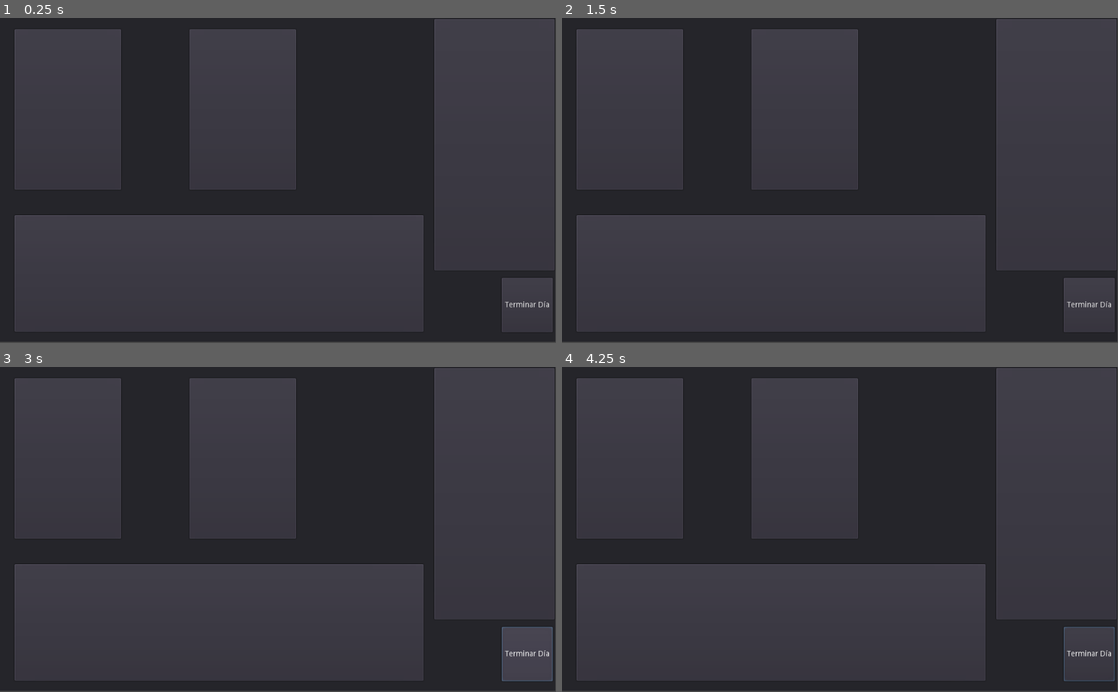
Above: before the commit, frames 1-4 (two rows, left to right).
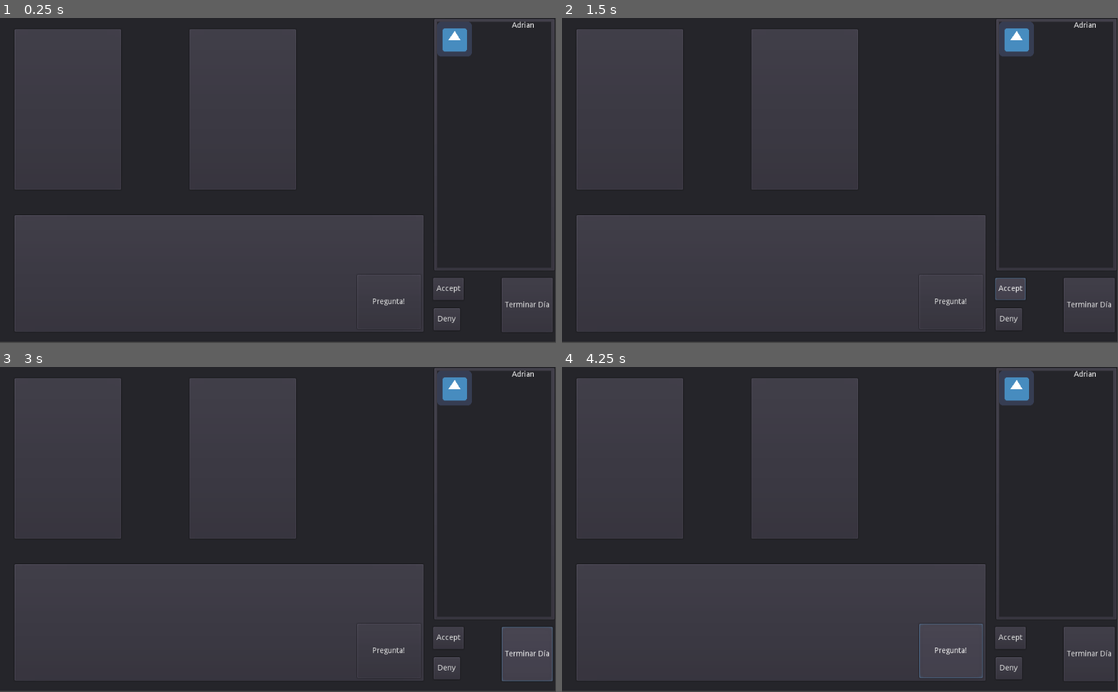
Above: after the commit, the same moments.

Repository: Clovisindo/CV-Please
Game: Godot game, scene res://scenes/main/main.tscn
Two runs of this game, one before a commit and one after it. Both use one fixed random seed, a clock stepped at 60 frames per second and the inputs below. The engine's default icon, where the game draws it, is replaced by a stand-in: a white triangle on a blue panel in a dark square.
Inputs (mouse positions are in pixels of both pictures, inside the frame that each line leads up to):
- Up to frame 1 (0.25 s): no input
- Up to frame 2 (1.5 s): click (1006, 320) at 0.5 s, where only the run after the commit has a clickable "Deny"; click (1012, 287) at 1.25 s, where only the run after the commit has a clickable "Accept"
- Up to frame 3 (3 s): click (450, 636) at 2 s, where only the run after the commit has a clickable "Accept"; click "Terminar Día" at 2.75 s
- Up to frame 4 (4.25 s): click (951, 649) at 3.5 s, where only the run after the commit has a clickable "Pregunta!"

The runs differ from the first frame. In frame 1, 9.8% of the frame differs, in the area x 67-100%, y 1-96%; in frame 2, 10%; in frame 3, 9.8%; in frame 4, 10%, in the area x 64-100%, y 1-97%.
Error before the commit: Parse Error: Too few arguments for "_init()" call. Expected at least 6. (res://scenes/game/ui/decision_applicant/decision_button.gd:12)

Commit message:
feat: adapta el flujo de datos con los nuevos objetos de puzzle

Diff:
--- a/data/puzzles/Adrian.tres
+++ b/data/puzzles/Adrian.tres
@@ -24,11 +24,6 @@
 textUI_secondary = "test2"
 question = "q1"
 answer = "r1"
-
-[sub_resource type="Resource" id=4]
-script = ExtResource( 3 )
-response1 = "response1"
-response2 = "response2"
 
 [sub_resource type="Resource" id=5]
 script = ExtResource( 4 )
@@ -66,7 +61,7 @@
 difficulty = 1
 level_day = 1
 time_limit = 5
-requisites_answers = [ SubResource( 3 ), SubResource( 4 ) ]
+requisites_answers = [ SubResource( 3 ) ]
 cross_questions = [ SubResource( 1 ) ]
 salary_offer = 20000
 special_condition = "test"
--- a/scenes/_debug/generate_puzzles.gd
+++ b/scenes/_debug/generate_puzzles.gd
@@ -52,7 +52,9 @@
 		responseOK =$"../../AdditionalInfoPanel/ValidationResponseLineEdit".text
 	if $"../../AdditionalInfoPanel/ValidationResponseLineEdit2".text.length() != 0:
 		responseNOK =$"../../AdditionalInfoPanel/ValidationResponseLineEdit2".text
-	validation_response.append(ResourceValidationResponse.new(responseOK,responseNOK))
+	var response = ResourceValidationResponse.new()
+	response.set_data(responseOK,responseNOK)
+	validation_response.append(response)
 
 	description = $"../../AdditionalInfoPanel/DescriptionLineEdit".text
 
@@ -62,7 +64,9 @@
 		dummy1 = $"../../AdditionalInfoPanel/DummyCommentLineEdit".text
 	if $"../../AdditionalInfoPanel/DummyCommentLineEdit2".text.length() != 0:
 		dummy2 = $"../../AdditionalInfoPanel/DummyCommentLineEdit2".text
-	dummy_comments.append(ResourceDummyResponse.new(dummy1,dummy2))
+	var dummy_comment = ResourceDummyResponse.new()
+	dummy_comment.set_data(dummy1,dummy2)
+	dummy_comments.append(dummy_comment)
 	#job offer
 	work_type = $"../../JobOfferPanel/WorkTypeOptionMenu".get_selected_id()
 	difficulty = $"../../JobOfferPanel/DifficultyOpMenu".get_selected_id()
@@ -74,34 +78,45 @@
 		var req_ans_split = $"../../JobOfferPanel/linepanel1/ReqAnswerLineEdit".text
 		var req_ans_split2 = $"../../JobOfferPanel/linepanel1/ReqAnswerLineEdit2".text
 		var req_ans_split3 = $"../../JobOfferPanel/linepanel1/ReqAnswerLineEdit3".text
-		requisites_answers.append(ResourceQuestAnsw.new(req_ans_split,req_ans_split2,req_ans_split3))
+		var req_answer = ResourceQuestAnsw.new()
+		req_answer.set_data(req_ans_split,req_ans_split2,req_ans_split3)
+		requisites_answers.append(req_answer)
 	if $"../../JobOfferPanel/linepanel2/ReqAnswerLineEdit".text.length() != 0:
 		var req_ans_split = $"../../JobOfferPanel/linepanel2/ReqAnswerLineEdit".text
 		var req_ans_split2 = $"../../JobOfferPanel/linepanel2/ReqAnswerLineEdit2".text
 		var req_ans_split3 = $"../../JobOfferPanel/linepanel2/ReqAnswerLineEdit3".text
-		requisites_answers.append(ResourceQuestAnsw.new(req_ans_split,req_ans_split2,req_ans_split3))
+		var req_answer = ResourceQuestAnsw.new()
+		req_answer.set_data(req_ans_split,req_ans_split2,req_ans_split3)
+		requisites_answers.append(req_answer)
 	if $"../../JobOfferPanel/linepanel3/ReqAnswerLineEdit".text.length() != 0:
 		var req_ans_split = $"../../JobOfferPanel/linepanel3/ReqAnswerLineEdit".text
 		var req_ans_split2 = $"../../JobOfferPanel/linepanel3/ReqAnswerLineEdit2".text
 		var req_ans_split3 = $"../../JobOfferPanel/linepanel3/ReqAnswerLineEdit3".text
-		requisites_answers.append(ResourceQuestAnsw.new(req_ans_split,req_ans_split2,req_ans_split3))
+		var req_answer = ResourceQuestAnsw.new()
+		req_answer.set_data(req_ans_split,req_ans_split2,req_ans_split3)
+		requisites_answers.append(req_answer)
 	if $"../../JobOfferPanel/linepanel4/ReqAnswerLineEdit".text.length() != 0:
 		var req_ans_split = $"../../JobOfferPanel/linepanel4/ReqAnswerLineEdit".text
 		var req_ans_split2 = $"../../JobOfferPanel/linepanel4/ReqAnswerLineEdit2".text
 		var req_ans_split3 = $"../../JobOfferPanel/linepanel4/ReqAnswerLineEdit3".text
-		requisites_answers.append(ResourceQuestAnsw.new(req_ans_split,req_ans_split2,req_ans_split3))
+		var req_answer = ResourceQuestAnsw.new()
+		req_answer.set_data(req_ans_split,req_ans_split2,req_ans_split3)
+		requisites_answers.append(req_answer)
 	if $"../../JobOfferPanel/linepanel5/ReqAnswerLineEdit".text.length() != 0:
 		var req_ans_split = $"../../JobOfferPanel/linepanel5/ReqAnswerLineEdit".text
 		var req_ans_split2 = $"../../JobOfferPanel/linepanel5/ReqAnswerLineEdit2".text
 		var req_ans_split3 = $"../../JobOfferPanel/linepanel5/ReqAnswerLineEdit3".text
-		requisites_answers.append(ResourceQuestAnsw.new(req_ans_split,req_ans_split2,req_ans_split3))
-
+		var req_answer = ResourceQuestAnsw.new()
+		req_answer.set_data(req_ans_split,req_ans_split2,req_ans_split3)
+		requisites_answers.append(req_answer)
 	if $"../../JobOfferPanel/CrossPanel/CrossQuestionsLineEdit".text.length() != 0:
 		var cross_ans_split = $"../../JobOfferPanel/CrossPanel/CrossQuestionsLineEdit".text
 		var cross_ans_split2 = $"../../JobOfferPanel/CrossPanel/CrossQuestionsLineEdit2".text
 		var cross_ans_split3 = $"../../JobOfferPanel/CrossPanel/CrossQuestionsLineEdit3".text
 		var cross_ans_split4 = $"../../JobOfferPanel/CrossPanel/CrossQuestionsLineEdit4".text
-		cross_questions.append(ResourceQuestAnsw.new(cross_ans_split,cross_ans_split3,cross_ans_split4,cross_ans_split2))
+		var cross_question = ResourceQuestAnsw.new()
+		cross_question.set_data(cross_ans_split,cross_ans_split3,cross_ans_split4,cross_ans_split2)
+		cross_questions.append(cross_question)
 	salary_offer = int($"../../JobOfferPanel/SalaryOfferLineEdit".text)
 	special_condition = $"../../JobOfferPanel/SpecialConditionLineEdit".text
 	#Curriculum
@@ -109,49 +124,67 @@
 		var skill_ans_split = $"../../CurriculumPanel/skillpanel/ReqAnswerLineEdit".text
 		var skill_ans_split2 = $"../../CurriculumPanel/skillpanel/ReqAnswerLineEdit2".text
 		var skill_ans_split3 = $"../../CurriculumPanel/skillpanel/ReqAnswerLineEdit3".text
-		skills_answers.append(ResourceQuestAnsw.new(skill_ans_split,skill_ans_split2,skill_ans_split3))
+		var skill_answer = ResourceQuestAnsw.new()
+		skill_answer.set_data(skill_ans_split,skill_ans_split2,skill_ans_split3)
+		skills_answers.append(skill_answer)
 	if $"../../CurriculumPanel/skillpanel2/ReqAnswerLineEdit".text.length() != 0:
 		var skill_ans_split = $"../../CurriculumPanel/skillpanel2/ReqAnswerLineEdit".text
 		var skill_ans_split2 = $"../../CurriculumPanel/skillpanel2/ReqAnswerLineEdit2".text
 		var skill_ans_split3 = $"../../CurriculumPanel/skillpanel2/ReqAnswerLineEdit3".text
-		skills_answers.append(ResourceQuestAnsw.new(skill_ans_split,skill_ans_split2,skill_ans_split3))
+		var skill_answer = ResourceQuestAnsw.new()
+		skill_answer.set_data(skill_ans_split,skill_ans_split2,skill_ans_split3)
+		skills_answers.append(skill_answer)
 	if $"../../CurriculumPanel/skillpanel3/ReqAnswerLineEdit".text.length() != 0:
 		var skill_ans_split = $"../../CurriculumPanel/skillpanel3/ReqAnswerLineEdit".text
 		var skill_ans_split2 = $"../../CurriculumPanel/skillpanel3/ReqAnswerLineEdit2".text
 		var skill_ans_split3 = $"../../CurriculumPanel/skillpanel3/ReqAnswerLineEdit3".text
-		skills_answers.append(ResourceQuestAnsw.new(skill_ans_split,skill_ans_split2,skill_ans_split3))
+		var skill_answer = ResourceQuestAnsw.new()
+		skill_answer.set_data(skill_ans_split,skill_ans_split2,skill_ans_split3)
+		skills_answers.append(skill_answer)
 	if $"../../CurriculumPanel/skillpanel4/ReqAnswerLineEdit".text.length() != 0:
 		var skill_ans_split = $"../../CurriculumPanel/skillpanel4/ReqAnswerLineEdit".text
 		var skill_ans_split2 = $"../../CurriculumPanel/skillpanel4/ReqAnswerLineEdit2".text
 		var skill_ans_split3 = $"../../CurriculumPanel/skillpanel4/ReqAnswerLineEdit3".text
-		skills_answers.append(ResourceQuestAnsw.new(skill_ans_split,skill_ans_split2,skill_ans_split3))
+		var skill_answer = ResourceQuestAnsw.new()
+		skill_answer.set_data(skill_ans_split,skill_ans_split2,skill_ans_split3)
+		skills_answers.append(skill_answer)
 	if $"../../CurriculumPanel/skillpanel5/ReqAnswerLineEdit".text.length() != 0:
 		var skill_ans_split = $"../../CurriculumPanel/skillpanel5/ReqAnswerLineEdit".text
 		var skill_ans_split2 = $"../../CurriculumPanel/skillpanel5/ReqAnswerLineEdit2".text
 		var skill_ans_split3 = $"../../CurriculumPanel/skillpanel5/ReqAnswerLineEdit3".text
-		skills_answers.append(ResourceQuestAnsw.new(skill_ans_split,skill_ans_split2,skill_ans_split3))
-
+		var skill_answer = ResourceQuestAnsw.new()
+		skill_answer.set_data(skill_ans_split,skill_ans_split2,skill_ans_split3)
+		skills_answers.append(skill_answer)
 	if $"../../CurriculumPanel/timelinejobPanel/TimelineJobLineEdit".text.length() != 0:
 		var timeline = $"../../CurriculumPanel/timelinejobPanel/TimelineJobLineEdit".text
 		var timeline2 = $"../../CurriculumPanel/timelinejobPanel/TimelineJobLineEdit2".text
-		timeline_jobs.append(ResourceTimelineJob.new(timeline,timeline2))
+		var timeline_job = ResourceTimelineJob.new()
+		timeline_job.set_data(timeline,timeline2)
+		timeline_jobs.append(timeline_job)
 	if $"../../CurriculumPanel/timelinejobPanel2/TimelineJobLineEdit".text.length() != 0:
 		var timeline = $"../../CurriculumPanel/timelinejobPanel2/TimelineJobLineEdit".text
 		var timeline2 = $"../../CurriculumPanel/timelinejobPanel2/TimelineJobLineEdit2".text
-		timeline_jobs.append(ResourceTimelineJob.new(timeline,timeline2))
+		var timeline_job = ResourceTimelineJob.new()
+		timeline_job.set_data(timeline,timeline2)
+		timeline_jobs.append(timeline_job)
 	if $"../../CurriculumPanel/timelinejobPanel3/TimelineJobLineEdit".text.length() != 0:
 		var timeline = $"../../CurriculumPanel/timelinejobPanel3/TimelineJobLineEdit".text
 		var timeline2 = $"../../CurriculumPanel/timelinejobPanel3/TimelineJobLineEdit2".text
-		timeline_jobs.append(ResourceTimelineJob.new(timeline,timeline2))
+		var timeline_job = ResourceTimelineJob.new()
+		timeline_job.set_data(timeline,timeline2)
+		timeline_jobs.append(timeline_job)
 	if $"../../CurriculumPanel/timelinejobPanel4/TimelineJobLineEdit".text.length() != 0:
 		var timeline = $"../../CurriculumPanel/timelinejobPanel4/TimelineJobLineEdit".text
 		var timeline2 = $"../../CurriculumPanel/timelinejobPanel4/TimelineJobLineEdit2".text
-		timeline_jobs.append(ResourceTimelineJob.new(timeline,timeline2))
+		var timeline_job = ResourceTimelineJob.new()
+		timeline_job.set_data(timeline,timeline2)
+		timeline_jobs.append(timeline_job)
 	if $"../../CurriculumPanel/timelinejobPanel5/TimelineJobLineEdit".text.length() != 0:
 		var timeline = $"../../CurriculumPanel/timelinejobPanel5/TimelineJobLineEdit".text
 		var timeline2 = $"../../CurriculumPanel/timelinejobPanel5/TimelineJobLineEdit2".text
-		timeline_jobs.append(ResourceTimelineJob.new(timeline,timeline2))
-
+		var timeline_job = ResourceTimelineJob.new()
+		timeline_job.set_data(timeline,timeline2)
+		timeline_jobs.append(timeline_job)
 	min_salary = int($"../../CurriculumPanel/MinSalaryLineEdit".text)
 
 func _generate_question_answer(dictionary, _key, _question, _answer):
--- a/scenes/game/characters/applicant/applicant.gd
+++ b/scenes/game/characters/applicant/applicant.gd
@@ -22,7 +22,7 @@
 	$Container/Name.bbcode_text = "[center]%s[/center]" % applicant_name
 
 
-func add_data(name: String, skills: Dictionary, requisites: Dictionary, valid: bool):
+func add_data(name: String, skills: Array, requisites: Array, valid: bool):
 	if name:
 		applicant_name = name
 		$Container/Name.bbcode_text = "[center]%s[/center]" % name
--- a/scenes/game/items/curriculum/curriculum.gd
+++ b/scenes/game/items/curriculum/curriculum.gd
@@ -7,13 +7,12 @@
 signal skill_selected(skill)
 
 
-func add_skills(skills: Dictionary):
+func add_skills(skills: Array):
 	if skills:
 		for skill in skills:
 			var skill_panel = skill_panel_scene.instance()
 			skill_panel.cv = self
-			var value = skills[skill].split('|')
-			skill_panel.add_data(skill, value[0], value[1])
+			skill_panel.add_data(skill.textUI, skill.question, skill.answer)
 			$CVPanel/VBoxContainer.add_child(skill_panel)
 
 
--- a/scenes/game/items/job_offer/job_offer.gd
+++ b/scenes/game/items/job_offer/job_offer.gd
@@ -6,13 +6,12 @@
 
 signal job_requisite_selected(job_requisite)
 
-func add_requisites(requisites: Dictionary):
+func add_requisites(requisites: Array):
 	if requisites:
 		for requisite in requisites:
 			var requisite_panel = requisite_scene.instance()
 			requisite_panel.job_offer = self
-			var value = requisites[requisite].split('|')
-			requisite_panel.add_data(requisite, value[0], value[1])
+			requisite_panel.add_data(requisite.textUI, requisite.question, requisite.answer)
 			$JobOfferPanel/VBoxContainer.add_child(requisite_panel)
 
 
--- a/scenes/game/ui/decision_applicant/decision_button.gd
+++ b/scenes/game/ui/decision_applicant/decision_button.gd
@@ -9,11 +9,15 @@
 	$DecisionNOKButton.connect("pressed", self, "_on_button_no_ok_pressed")
 
 func _on_button_ok_pressed():
-	var result = ApplicantResult.new()
+	var detail = DetailApplicantResume.new()
+	detail._set_value("Bonus for finishing the interview quickly. ", 50, true)
+	var result = ApplicantResult.new("","","","",ApplicantResult.Status.VALID,[detail])
 	result.current_status = ApplicantResult.Status.VALID
 	emit_signal("decision_made", result)
 
 func _on_button_no_ok_pressed():
-	var result = ApplicantResult.new()
+	var detail = DetailApplicantResume.new()
+	detail._set_value("Bonus for finishing the interview quickly. ", 50, true)
+	var result = ApplicantResult.new("","","","",ApplicantResult.Status.NOT_VALID,[detail])
 	result.current_status = ApplicantResult.Status.NOT_VALID
 	emit_signal("decision_made", result)
--- a/scenes/main/game_manager.gd
+++ b/scenes/main/game_manager.gd
@@ -82,8 +82,8 @@
 	# Dynamic Panels
 	for puzzle in PuzzleManager.get_all_puzzle():
 		var new_applicant = applicant_scene.instance()
-		new_applicant.add_data(puzzle.applicant_name, puzzle.skills_answers,
-			puzzle.requisites_answers, puzzle.validate_solution)
+		new_applicant.add_data(puzzle.applicant_name,
+			puzzle.skills_answers, puzzle.requisites_answers, puzzle.validate_solution)
 		applicant_list.append(new_applicant)
 		new_applicant.connect("interaction_started", self, "_on_interaction_started")
 		new_applicant.connect("interaction_ended", self, "_on_interaction_ended")
--- a/src/domain/applicant_result.gd
+++ b/src/domain/applicant_result.gd
@@ -15,6 +15,7 @@
 var details_applicant
 var current_salary_applicant = 0
 
+
 func _init(_full_name, _image, _category, _company_name, _status, _details_app) -> void:
 	full_name = _full_name
 	image_applicant = _image
--- a/src/domain/resources/resource_dummy_responses.gd
+++ b/src/domain/resources/resource_dummy_responses.gd
@@ -4,6 +4,6 @@
 export var response1: String
 export var response2: String
 
-func _init( r1:String, r2:String):
+func set_data( r1:String, r2:String):
 	self.response1 = r1
 	self.response2 = r2
--- a/src/domain/resources/resource_question_answer.gd
+++ b/src/domain/resources/resource_question_answer.gd
@@ -7,7 +7,7 @@
 export var question: String
 export var answer: String
 
-func _init( t:String, q: String, a: String, t2:String = ""):
+func set_data( t:String, q: String, a: String, t2:String = ""):
 	self.textUI = t
 	self.textUI_secondary = t2
 	self.question = q
--- a/src/domain/resources/resource_timeline_job.gd
+++ b/src/domain/resources/resource_timeline_job.gd
@@ -4,6 +4,6 @@
 export var jobDescription: String
 export var timejob: String
 
-func _init( t:String, ti:String):
+func set_data( t:String, ti:String):
 	self.jobDescription = t
 	self.timejob = ti
--- a/src/domain/resources/resource_validation_response.gd
+++ b/src/domain/resources/resource_validation_response.gd
@@ -4,6 +4,6 @@
 export var validationOKResp: String
 export var validationNOKResp: String
 
-func _init( ok:String, nok:String):
+func set_data( ok:String, nok:String):
 	self.validationOKResp = ok
 	self.validationNOKResp = nok
Not shown: 1 places in data/puzzles/Adrian.tres that only renumber resources
